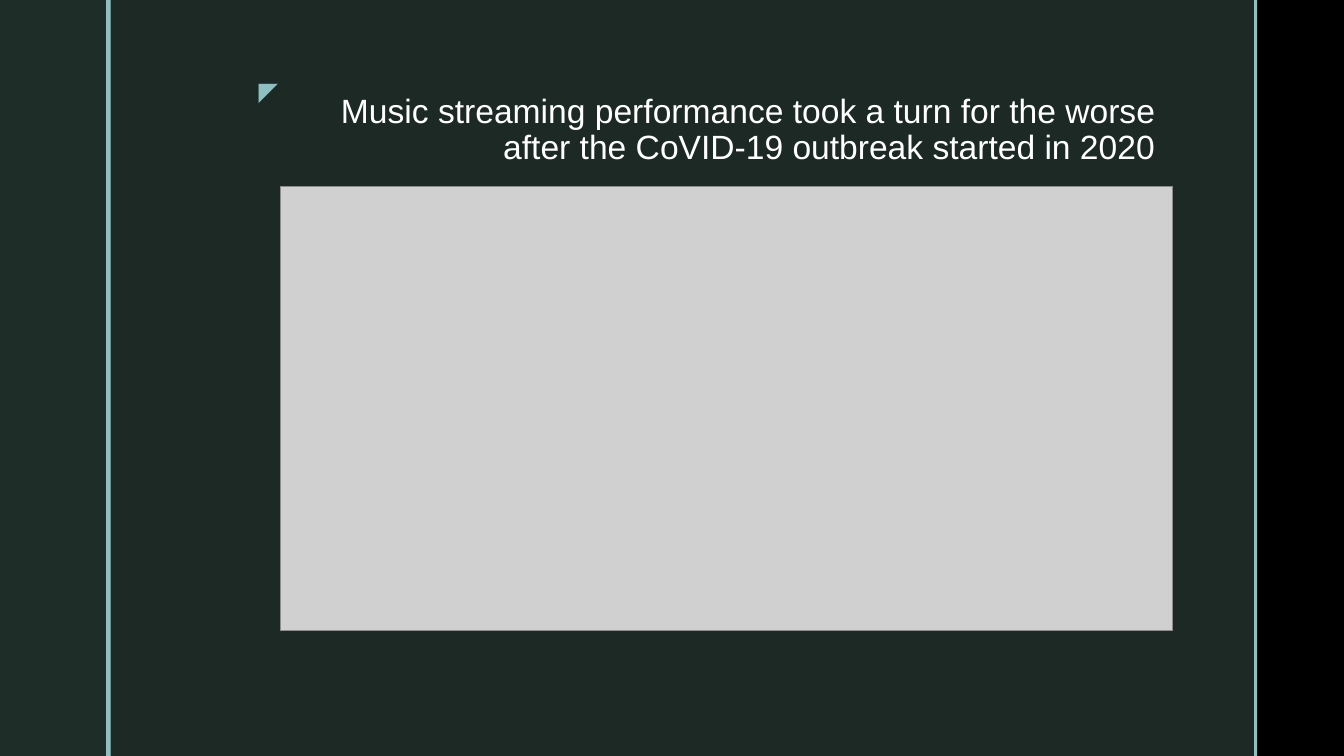
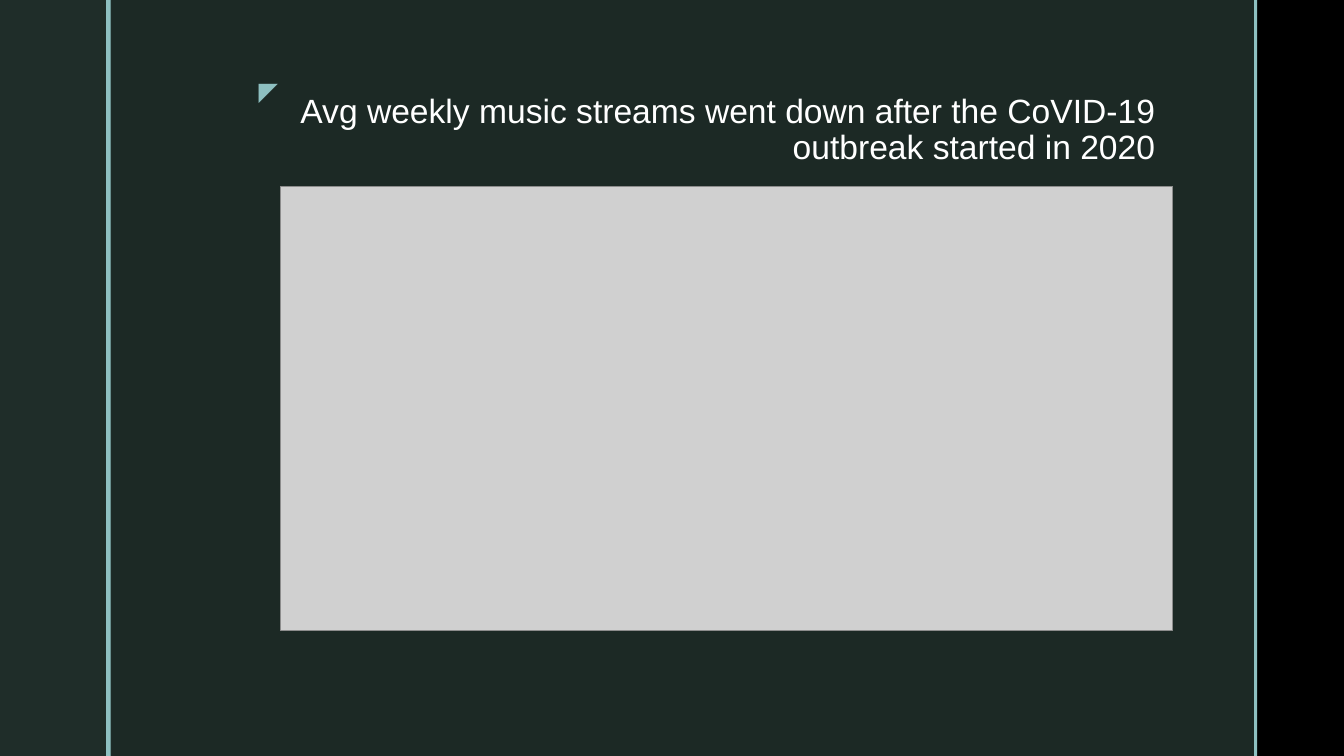
Before and after one commit to dynacao/streaming_spotify, a slide deck: slide 3 of presentation_spotify_YC.pptx. Drawn at 1344x756 pixels with LibreOffice and Linux fonts; fonts in the diff are those of the drawing; grey boxes stand for pictures; background and template pictures are left out. Boxes give left, top, right and bottom in pixels: in the first picture for what was removed or moved away, otherwise in the second. Text is boxed around its words. In the diff, an @@ line names an element or a change of style, - is before the commit and + after.

Commit message:
another update before deadline; will continue to work on it after

```diff
--- a/presentation_spotify_YC.pptx
+++ b/presentation_spotify_YC.pptx
@@ title at (x1=300, y1=98, x2=1155, y2=160): text changed @@
-Music streaming performance took a turn for the worse after the CoVID-19 outbreak started in 2020
+Avg weekly music streams went down after the CoVID-19 outbreak started in 2020
```
Also in this commit, not shown: 1 slide added, 1 slide removed, 1 other file.
